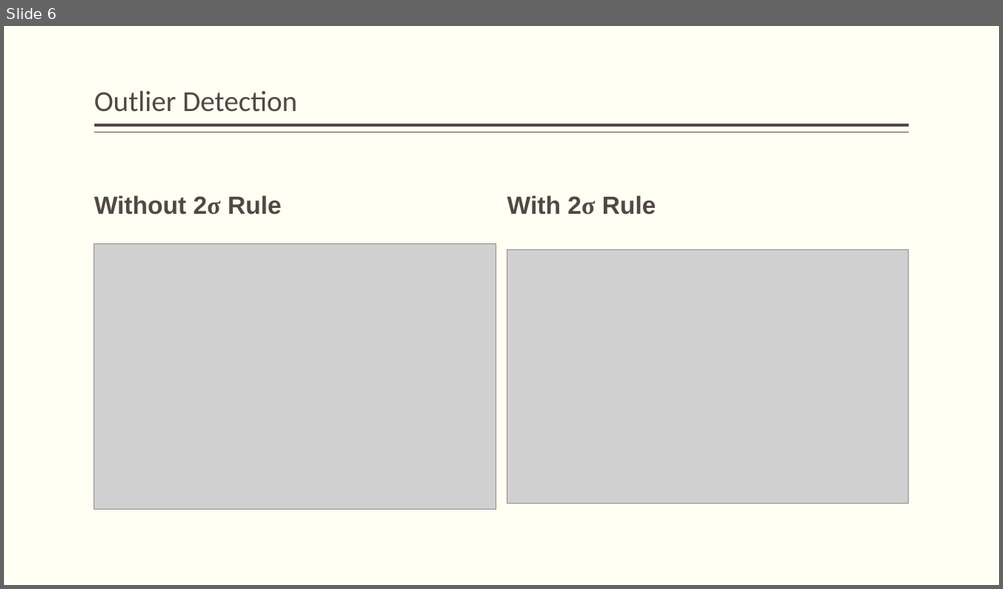
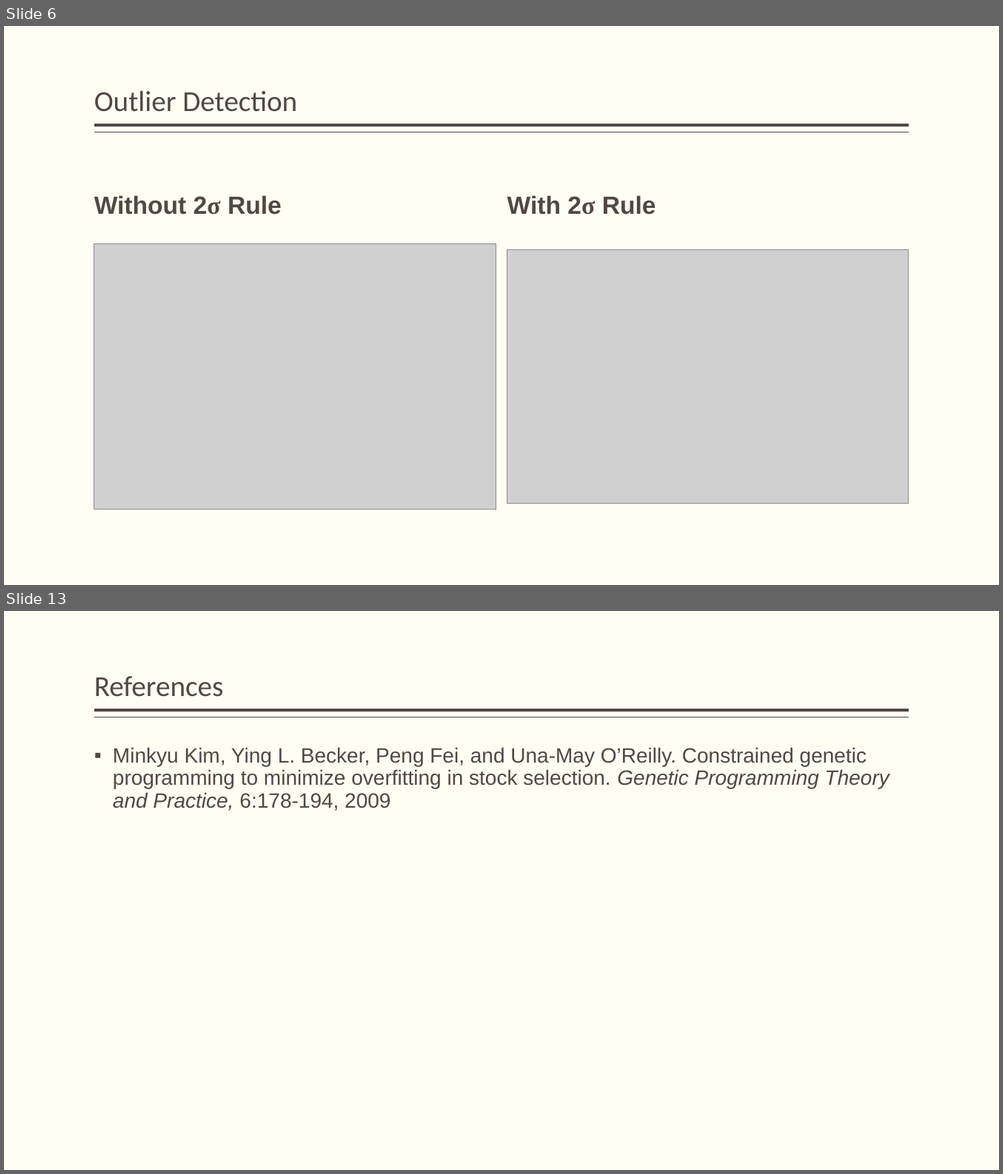
Before and after one commit to JamesEarle/GPP, a slide deck: GPP_Defense.pptx. Shown one above the other, each under a label of ours: slide 6 before the commit, slides 6 and 13 after it; the slides between them are not shown. The pictures are 1003x589 and 1003x1174 pixels, drawn with LibreOffice and Linux fonts; fonts in the diff are those of the drawing; grey boxes stand for pictures. Boxes give left, top, right and bottom in pixels: in the first picture for what was removed or moved away, otherwise in the second. Text is boxed around its words. In the diff, an @@ line names an element or a change of style, - is before the commit and + after.

Commit message:
added exp1 images to powerpoint, as well as formatting beginnings for the references slide.

```diff
--- a/GPP_Defense.pptx
+++ b/GPP_Defense.pptx
@@ slide 13 added at (4, 611, 999, 1170), background #FFFFF3; not listed: 2 template elements that a slide beside it also shows @@
@@ title added at (94, 676, 224, 697), 28 pt, text #514843 @@
+References
@@ text added at (113, 747, 889, 811), 20 pt, text #514843 @@
+▪ Minkyu Kim, Ying L. Becker, Peng Fei, and Una-May O’Reilly. Constrained genetic programming to minimize overfitting in stock selection. Genetic Programming Theory and Practice, 6:178-194, 2009
```
Also in this commit, not shown: 2 slides changed, 5 other slides added, 7 slides removed, 4 other files.
